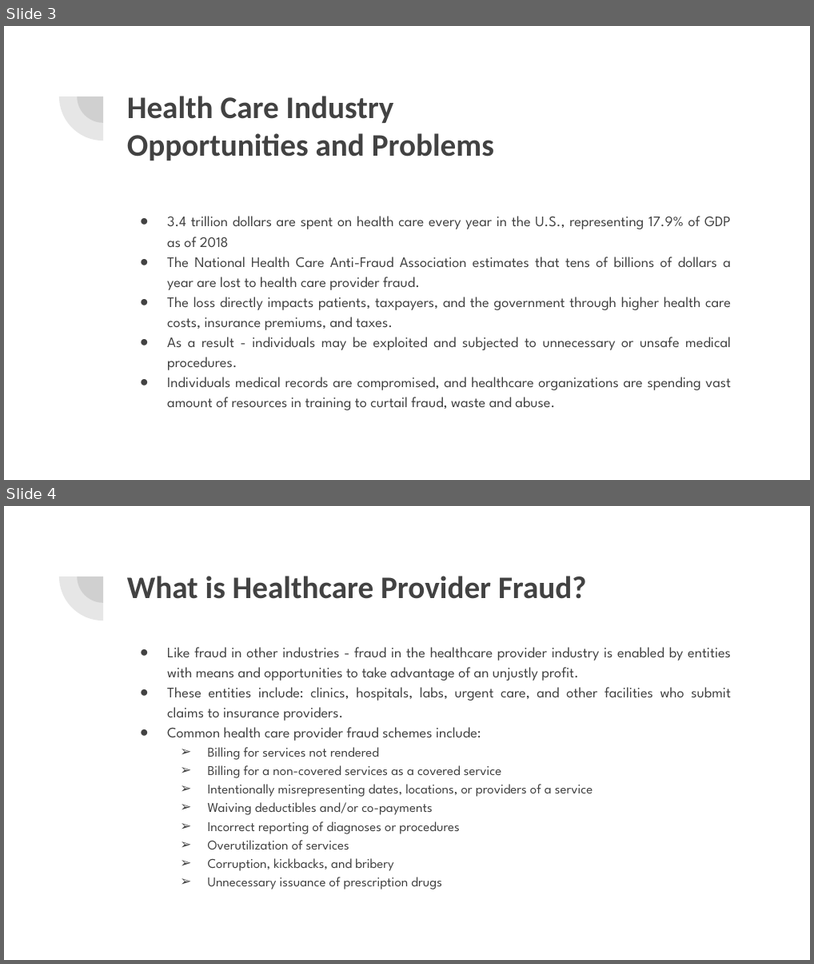
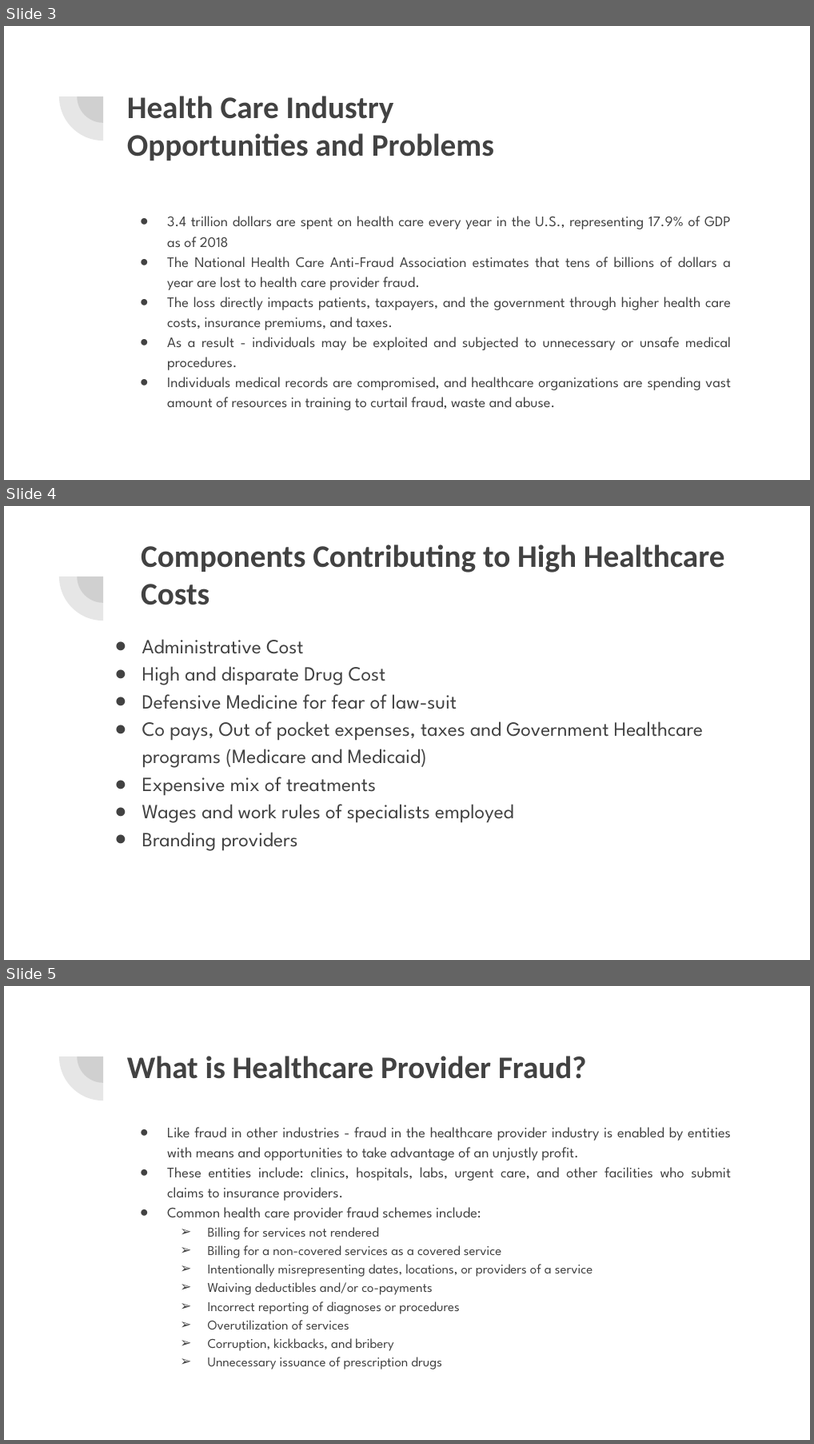
Before and after one commit to tejten/DS6120_Capstone_Anand_Ben_Tej, a slide deck: presentation/CapA_TopicPresentation_Final.pptx. Shown one above the other, each under a label of ours: slides 3 and 4 before the commit, slides 3, 4 and 5 after it. The pictures are 814x964 and 814x1444 pixels, drawn with LibreOffice and Linux fonts; fonts in the diff are those of the drawing. Boxes give left, top, right and bottom in pixels: in the first picture for what was removed or moved away, otherwise in the second. Text is boxed around its words. In the diff, an @@ line names an element or a change of style, - is before the commit and + after.

Commit message:
Added one slide

```diff
--- a/presentation/CapA_TopicPresentation_Final.pptx
+++ b/presentation/CapA_TopicPresentation_Final.pptx
@@ slide 4 added at (4, 506, 810, 960), background #FFFFFF; not listed: 2 template elements that a slide beside it also shows @@
@@ title added at (141, 544, 726, 605), 28 pt, text #424242, bold @@
+Components Contributing to High Healthcare Costs
@@ text added at (142, 639, 703, 851), 18 pt, text #424242 @@
+● Administrative Cost
+● High and disparate Drug Cost
+● Defensive Medicine for fear of law-suit
+● Co pays, Out of pocket expenses, taxes and Government Healthcare programs (Medicare and Medicaid)
+● Expensive mix of treatments
+● Wages and work rules of specialists employed
+● Branding providers
@@ what was slide 4 is now slide 5 @@
```
